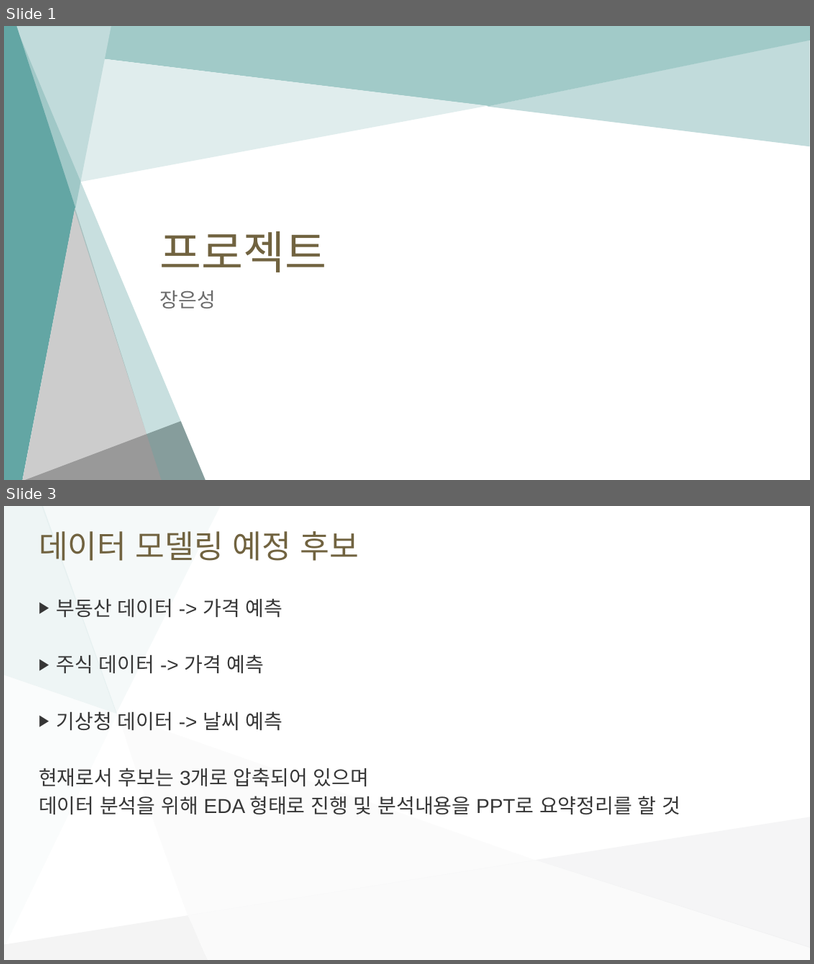
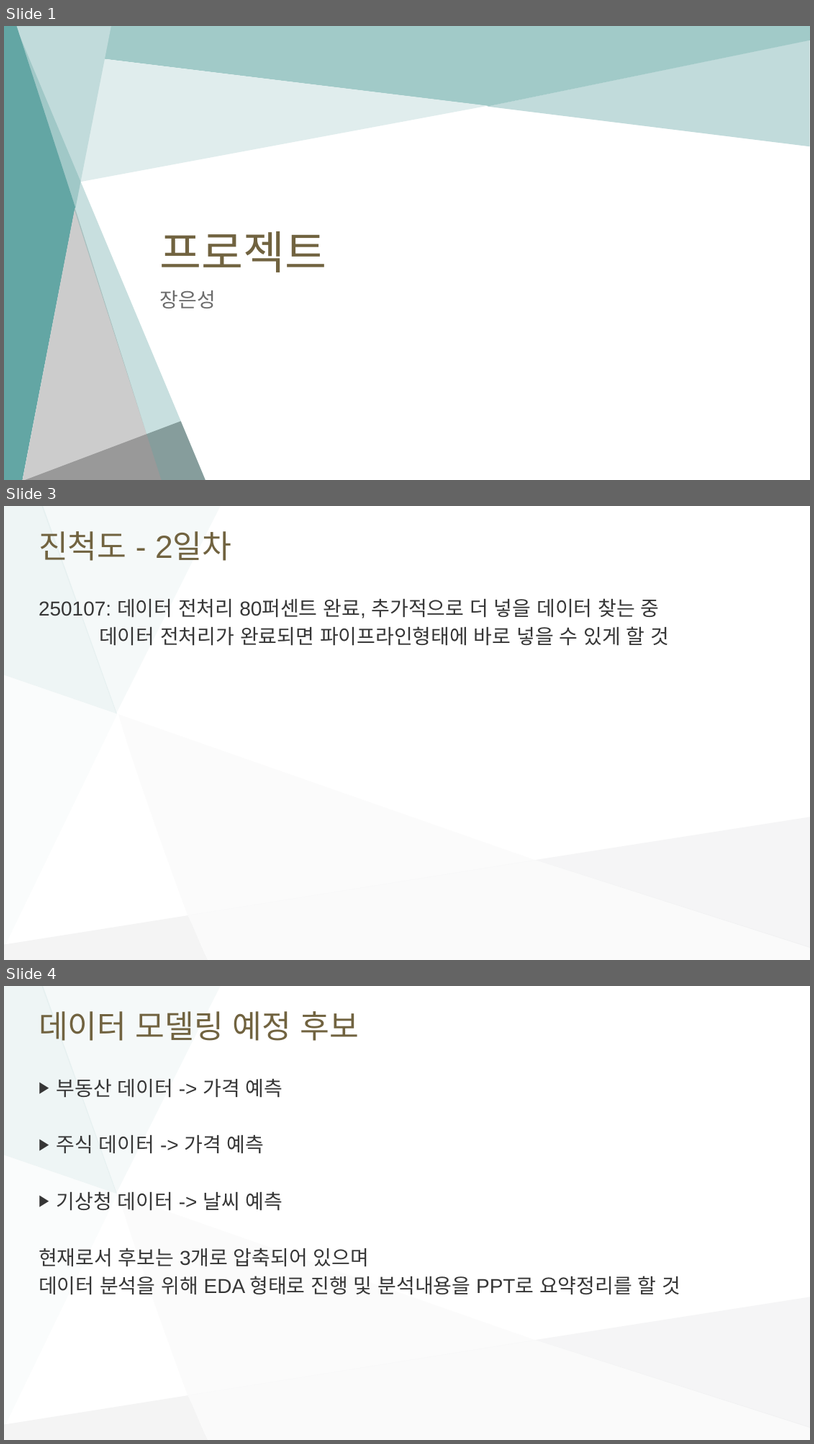
Before and after one commit to Salamamder/project_odyssey, a slide deck: 프로젝트.pptx. Shown one above the other, each under a label of ours: slides 1 and 3 before the commit, slides 1, 3 and 4 after it; the slides between them are not shown. The pictures are 814x964 and 814x1444 pixels, drawn with LibreOffice and Linux fonts; fonts in the diff are those of the drawing. Boxes give left, top, right and bottom in pixels: in the first picture for what was removed or moved away, otherwise in the second. Text is boxed around its words. In the diff, an @@ line names an element or a change of style, - is before the commit and + after.

Commit message:
일지추가

```diff
--- a/프로젝트.pptx
+++ b/프로젝트.pptx
@@ slide 3 added at (4, 506, 810, 960), background #FFFFFF; not listed: 7 template elements that a slide beside it also shows @@
@@ title added at (39, 531, 232, 561), 38 pt, text #716340 @@
+진척도 - 2일차
@@ text added at (39, 598, 669, 646), 24 pt, text #363636 @@
+250107: 데이터 전처리 80퍼센트 완료, 추가적으로 더 넣을 데이터 찾는 중
+데이터 전처리가 완료되면 파이프라인형태에 바로 넣을 수 있게 할 것
@@ what was slide 3 is now slide 4 @@
```
Also in this commit, not shown: 1 slide changed.
